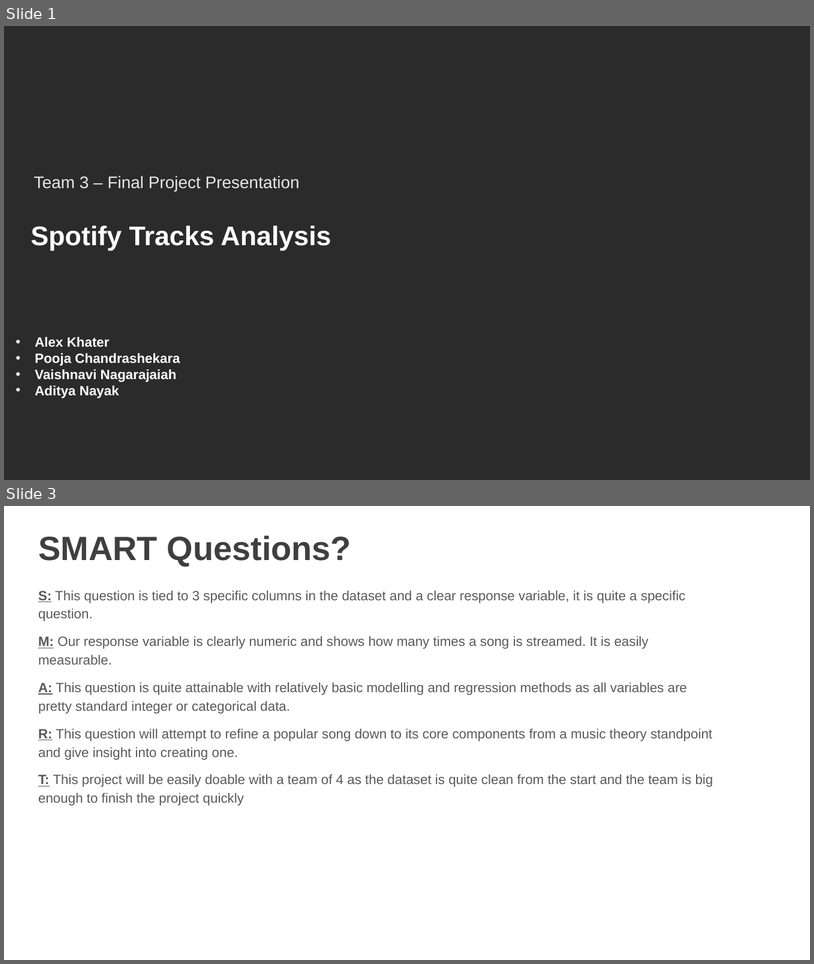
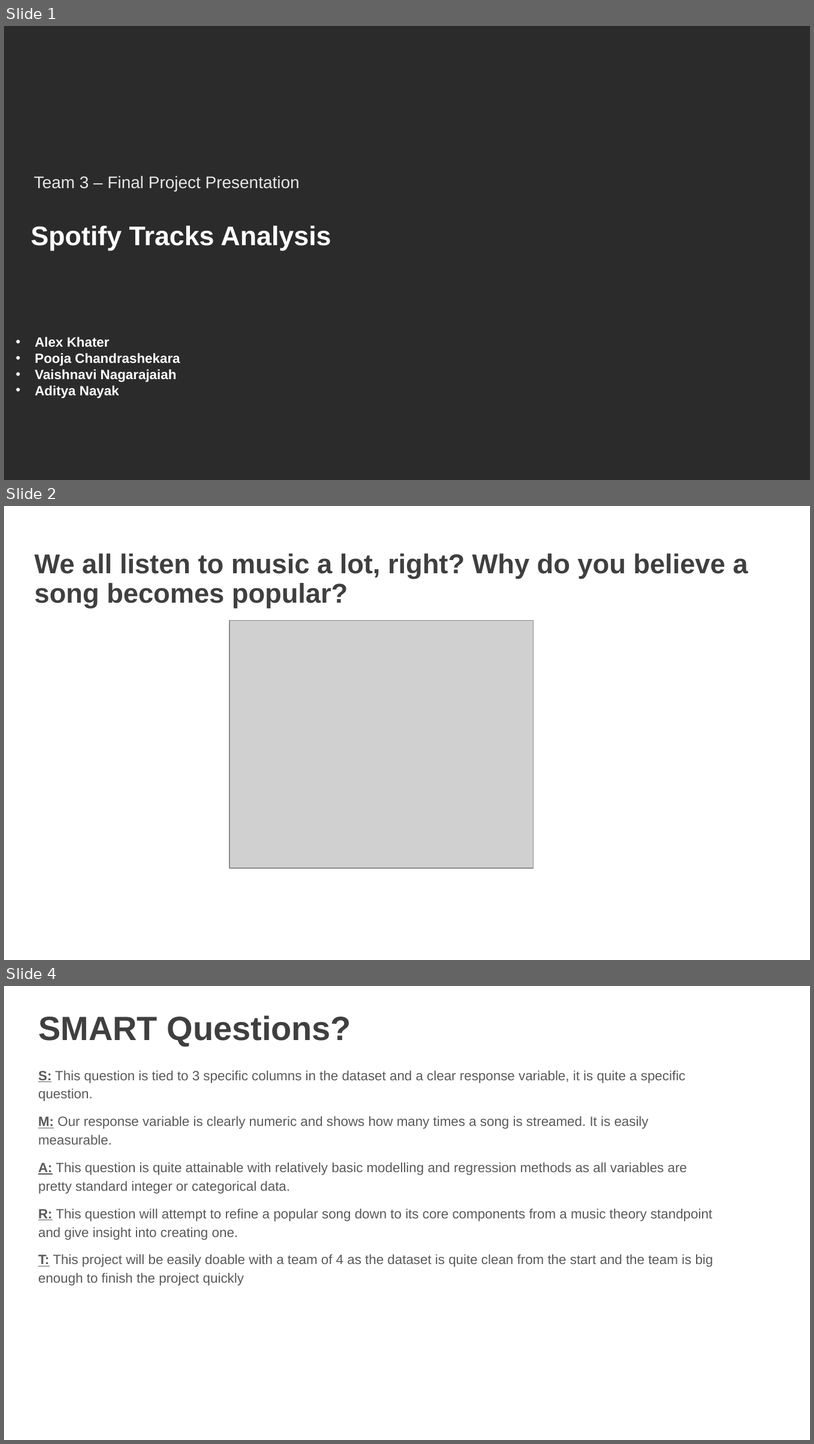
Before and after one commit to awinkhater/DATS6103T3, a slide deck: Team 3 – Final Project Presentation.pptx. Shown one above the other, each under a label of ours: slides 1 and 3 before the commit, slides 1, 2 and 4 after it; the slides between them are not shown. The pictures are 814x964 and 814x1444 pixels, drawn with LibreOffice and Linux fonts; fonts in the diff are those of the drawing; grey boxes stand for pictures; background and template pictures are left out; a plain dark background stands for a picture behind light text. Boxes give left, top, right and bottom in pixels: in the first picture for what was removed or moved away, otherwise in the second. Text is boxed around its words. In the diff, an @@ line names an element or a change of style, - is before the commit and + after.

```diff
--- a/Team 3 – Final Project Presentation.pptx
+++ b/Team 3 – Final Project Presentation.pptx
@@ slide 2 added at (4,506,810,960), background picture (left out) @@
@@ title added at (35,553,748,609), 24.3 pt, text #3F3F3F, bold @@
+We all listen to music a lot, right? Why do you believe a song becomes popular?
@@ picture added at (230,621,534,868) @@
@@ what was slide 3 is now slide 4 @@
```
Also in this commit, not shown: 1 slide changed, 3 other slides added, 2 slides removed.
